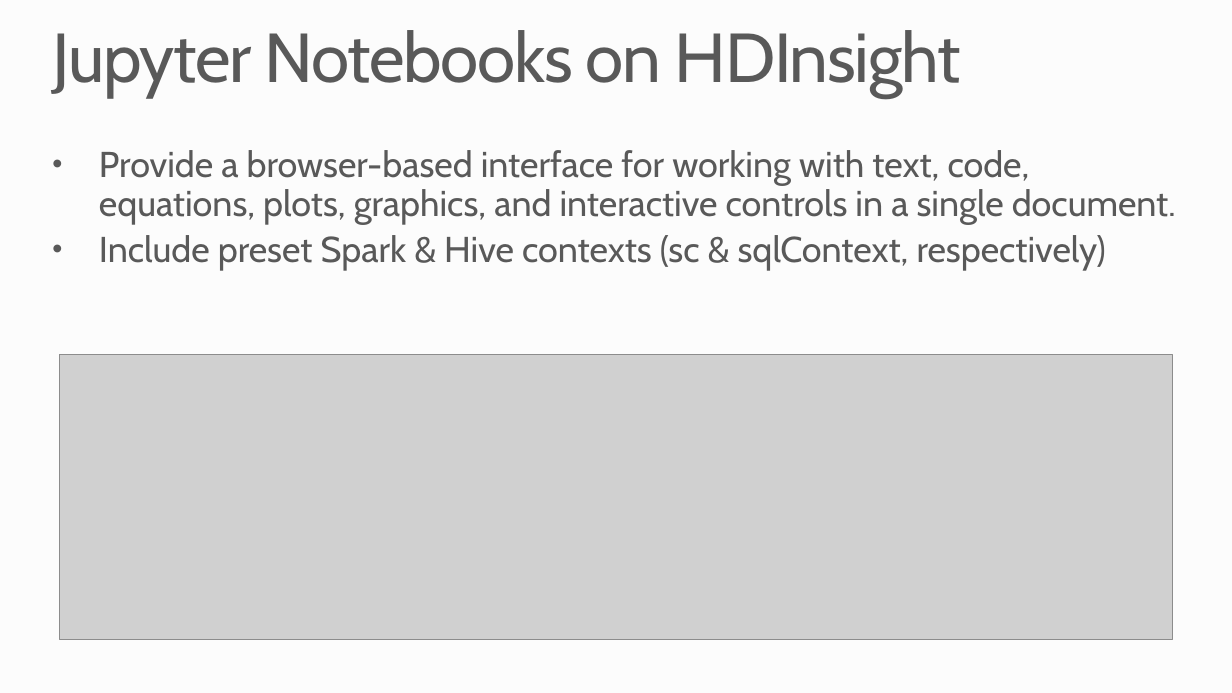
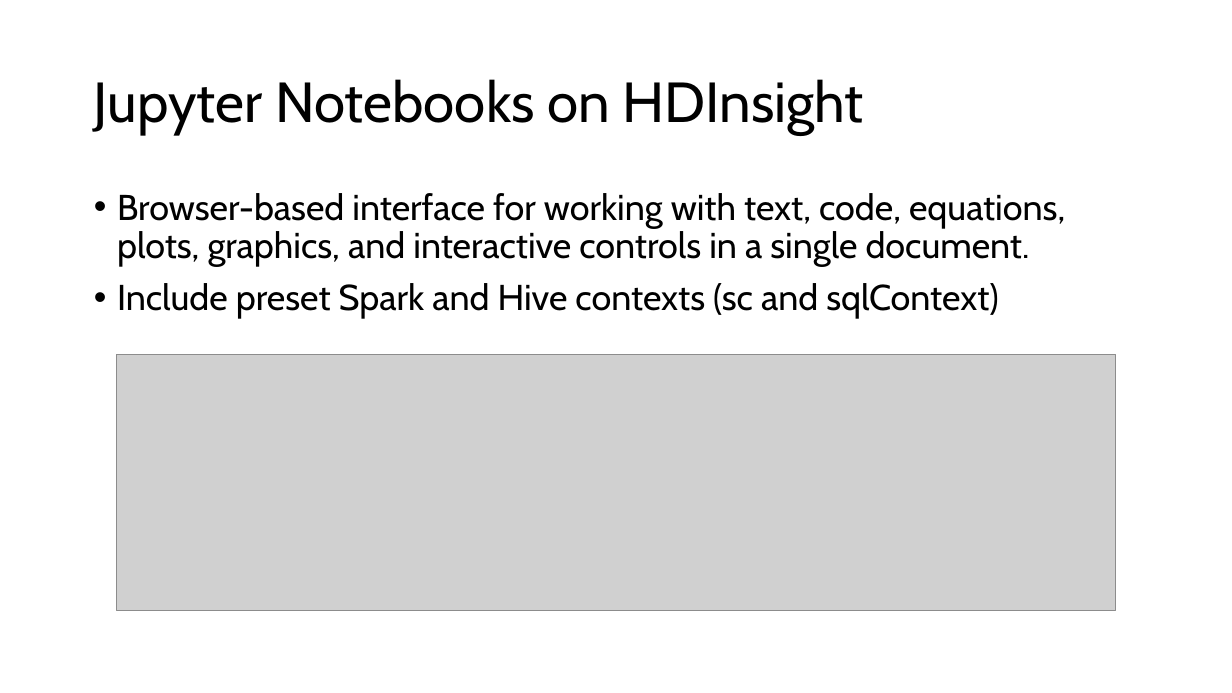
Before and after one commit to microsoft/AcademicContent, a slide deck: slide 7 of Workshop/7. HDInsight/Azure HDInsight.pptx (slide 8 before the commit). Drawn at 1232x693 pixels with LibreOffice and Linux fonts; fonts in the diff are those of the drawing; grey boxes stand for pictures; background and template pictures are left out. Boxes give left, top, right and bottom in pixels: in the first picture for what was removed or moved away, otherwise in the second. Text is boxed around its words. In the diff, an @@ line names an element or a change of style, - is before the commit and + after.

```diff
--- a/Workshop/7. HDInsight/Azure HDInsight.pptx
+++ b/Workshop/7. HDInsight/Azure HDInsight.pptx
@@ background #FCFCFC to #FFFFFF @@
@@ title "Jupyter Notebooks on HDInsight": place and size @@
-title "Jupyter Notebooks on HDInsight" at box(52, 30, 961, 98)
+title "Jupyter Notebooks on HDInsight" at box(94, 79, 864, 135)
@@ title "Jupyter Notebooks on HDInsight" at box(94, 79, 864, 135): size 54 to 44 pt, text colour #595959 to #000000, letter spacing -1 to 0 pt; vertical alignment top to middle @@
@@ text at box(117, 193, 1065, 319): text changed; text colour #595959 to #000000 @@
-• Provide a browser-based interface for working with text, code, equations, plots, graphics, and interactive controls in a single document.
-• Include preset Spark & Hive contexts (sc & sqlContext, respectively)
+• Browser-based interface for working with text, code, equations, plots, graphics, and interactive controls in a single document.
+• Include preset Spark and Hive contexts (sc and sqlContext)
@@ picture: place and size @@
-picture at box(60, 355, 1173, 640)
+picture at box(116, 354, 1116, 610)
```
Also in this commit, not shown: 7 other slides changed, 1 slide added, 2 slides removed.
